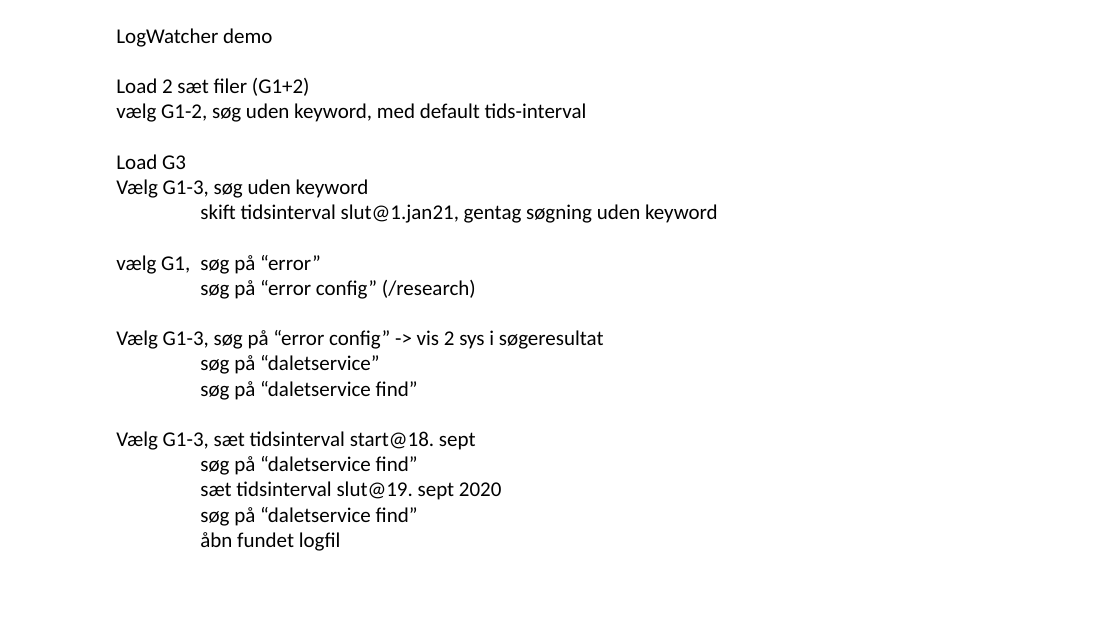
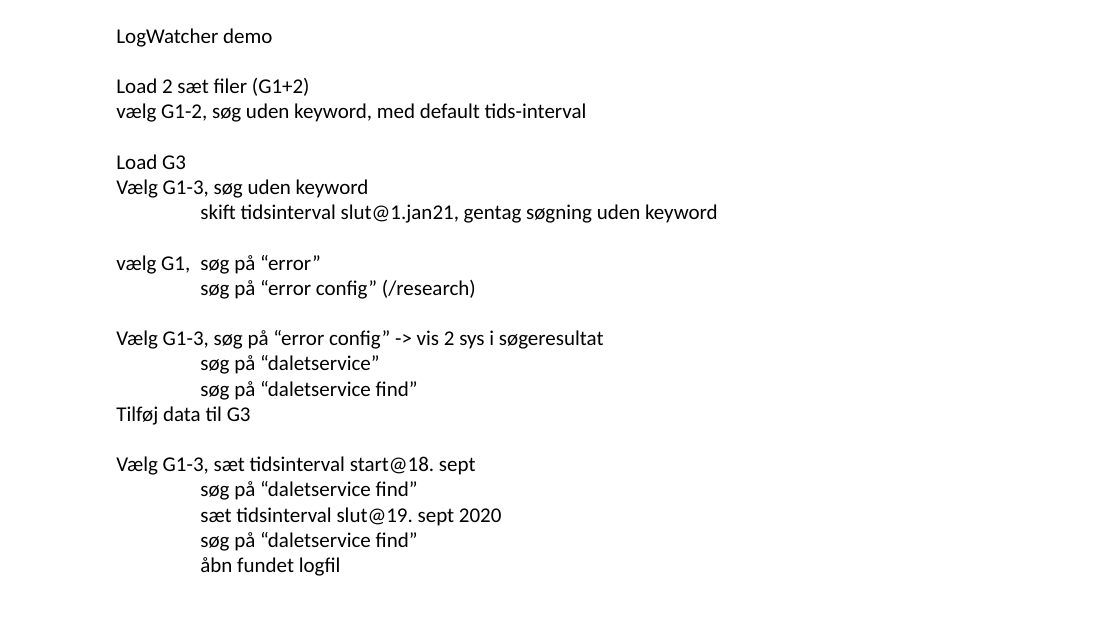
Before and after one commit to FaderVader/CPH_Afgangsprojekt_2022, a slide deck: slide 4 of LogSearcher.pptx. Drawn at 1120x630 pixels with LibreOffice and Linux fonts; fonts in the diff are those of the drawing. Boxes give left, top, right and bottom in pixels: in the first picture for what was removed or moved away, otherwise in the second. Text is boxed around its words. In the diff, an @@ line names an element or a change of style, - is before the commit and + after.

```diff
--- a/LogSearcher.pptx
+++ b/LogSearcher.pptx
@@ text at (116, 406, 251, 425): paragraph added @@
+Tilføj data til G3
```
Also in this commit, not shown: 5 other files.
